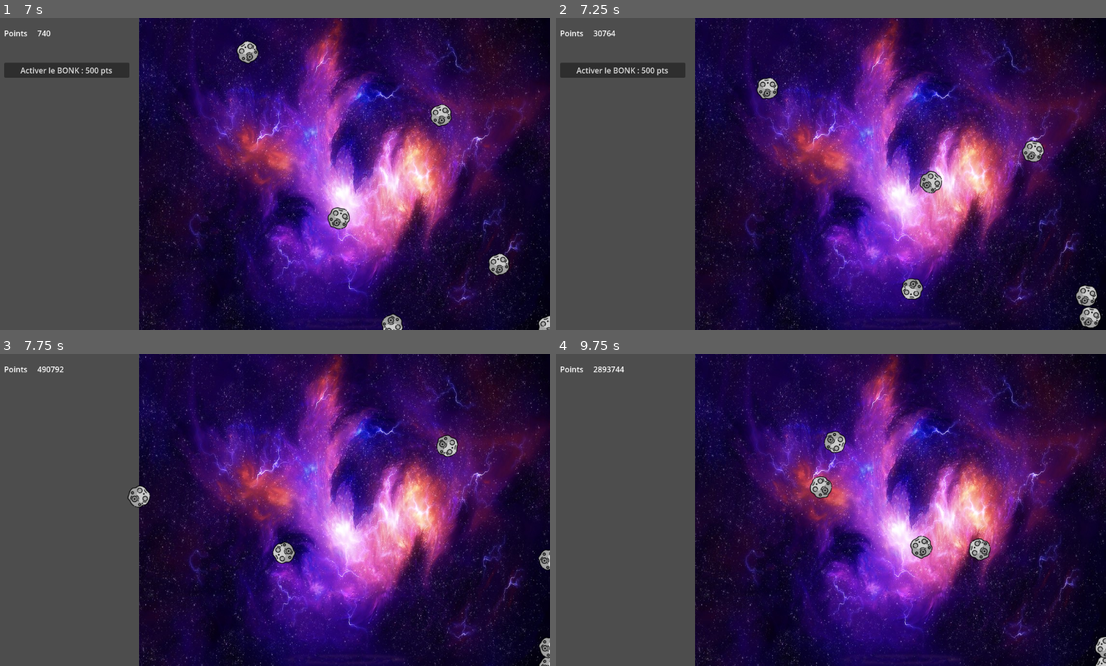
Above: before the commit, frames 1-4 (two rows, left to right).
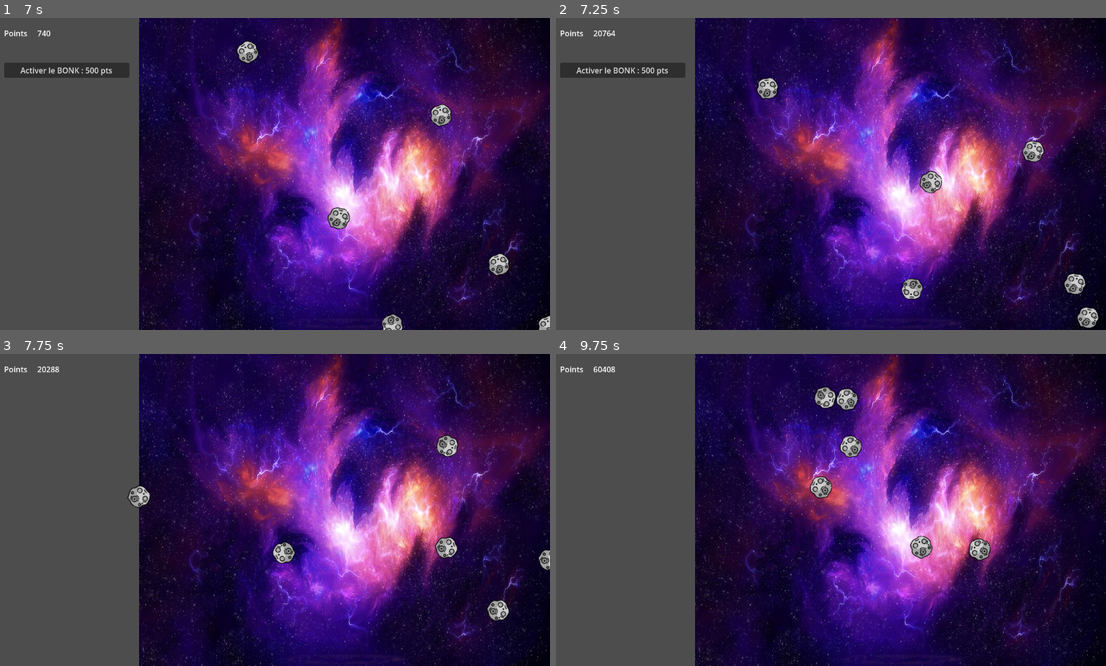
Above: after the commit, the same moments.

Repository: Niksune/Baby-Evolve-Minigame
Game: Godot game, scene res://Scenes/Game/Game.tscn
Same seed, same stepped clock (60 frames per second), same inputs: the game is played once before the commit and once after it.
Inputs:
- Up to frame 1 (7 s): click "Double Wall Bounce : 5 pts" at 2 s; click "Ajoute Une Balle : 20 pts" at 3.5 s; click "Double Wall Bounce : 50 pts" at 4.25 s; click "Ajoute Une Balle : 50 pts" at 5 s; click "Triple Wall Bounce : 100 pts" at 5.75 s; click "Ajoute Trois Balles : 100 pts" at 6.5 s
- Up to frame 2 (7.25 s): no input
- Up to frame 3 (7.75 s): click "Activer le BONK : 500 pts" at 7.25 s
- Up to frame 4 (9.75 s): no input

Frame 1 is identical in both runs. In frame 2, 0.5% of the frame differs, in the area x 6-99%, y 4-100%; in frame 3, 0.6%; in frame 4, 1.1%, in the area x 6-100%, y 4-100%.

Commit message:
Upgrade bonk system using move_and_slide() instead of move_and_collide() Not enought though

Diff:
--- a/Scenes/Ball/Ball.gd
+++ b/Scenes/Ball/Ball.gd
@@ -7,6 +7,8 @@
 @export var max_x = 852
 @export var max_y = 648
 var rotation_speed = 2.0
+var collision_board: Dictionary
+
 
 func _init():
 	position.x = randi()%852
@@ -16,28 +18,59 @@
 
 	rotation += rotation_speed * _delta
 
-	if(position.x < 0 or position.x >= max_x):
+	if(position.x < 0 and direction.x < 0):
 		direction = Vector2(-direction.x, direction.y)
 		EVENTS.ball_wall_bounce.emit()
-	if(position.y < 0 or position.y >= max_y):
+	if(position.y < 0 and direction.y < 0):
+		direction = Vector2(direction.x, -direction.y)
+		EVENTS.ball_wall_bounce.emit()
+	if(position.x >= max_x and direction.x > 0):
+		direction = Vector2(-direction.x, direction.y)
+		EVENTS.ball_wall_bounce.emit()
+	if(position.y >= max_y and direction.y > 0):
 		direction = Vector2(direction.x, -direction.y)
 		EVENTS.ball_wall_bounce.emit()
 
 	velocity = direction * speed
-	var collision = move_and_collide(velocity * _delta)
+	move_and_slide()
 
-	if collision:
+	for i in get_slide_collision_count():
+		var collision = get_slide_collision(i)
 		bonk(collision)
 
 func bonk(collision : KinematicCollision2D):
+		"""
 		print("BONK ! I collided with ", collision.get_collider().name)
 		print("x : ",collision.get_collider().position.x," y : ",collision.get_collider().position.y)
 		print("dir : ",collision.get_collider().direction)
 
-		if direction.x != collision.get_collider().direction.x:
-			direction = Vector2(-direction.x, direction.y)
+		print(Time.get_unix_time_from_system())
+		"""
+		var name_str = self.get_instance_id()
+		var other_name_str = collision.get_collider().get_instance_id()
 
-		if direction.y != collision.get_collider().direction.y:
-			direction = Vector2(direction.x, -direction.y)
+		print("BONK ! ",name_str," collided with ",other_name_str," at ",Time.get_unix_time_from_system())
 
-		EVENTS.ball_bonk.emit()
+		if(!collision_board.has(name_str)):
+			collision_board[name_str] = {}
+
+		if(!collision_board[name_str].has(other_name_str)):
+			collision_board[name_str][other_name_str] = Time.get_unix_time_from_system()
+			change_direction(collision)
+		elif(collision_board[name_str][other_name_str]+1 < Time.get_unix_time_from_system()):
+			collision_board[name_str][other_name_str] = Time.get_unix_time_from_system()
+			change_direction(collision)
+
+
+
+func change_direction(collision : KinematicCollision2D):
+
+	print("Direction changed !")
+
+	if direction.x <= collision.get_collider().direction.x:
+		direction = Vector2(-direction.x, direction.y)
+
+	if direction.y <= collision.get_collider().direction.y:
+		direction = Vector2(direction.x, -direction.y)
+
+	EVENTS.ball_bonk.emit()
